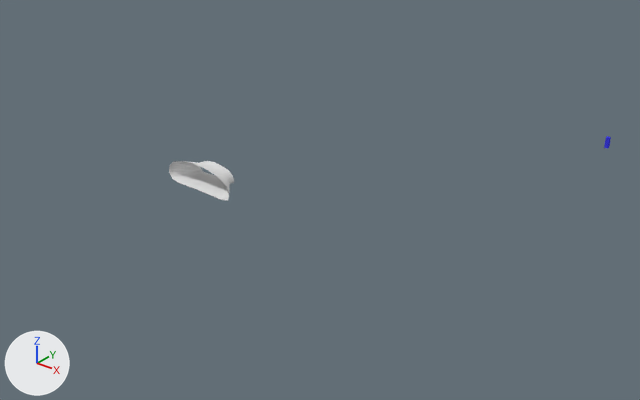
A saved change to the Blender file models/cave/room05/room05d.blend.
Both versions are drawn from a 50 mm lens placed at (-145.3, -200.8, 71.0), pointed at (-240.5, -81.9, -2.8). The axes (+X, +Y, +Z) are drawn at lower left. The lights are the same throughout.

The older version as bpy lines, for what is in view:
```python
me_cylinder_003 = bpy.data.meshes.new('Cylinder.003')
me_cylinder_003.from_pydata(...)  # 48 vertices, 32 faces; spans x -268.5..-252.0, y -94.6..-89.1, z -2.1..3.4
me_cylinder_003.polygons.foreach_set('use_smooth', [True] * 32)
me_cylinder_003.materials.append(mat_cavern)  # its picture is missing
ob_tunnel03_003 = bpy.data.objects.new('tunnel03.003', me_cylinder_003)
ob_tunnel03_003.location = (0.0, 0.0, 0.0)
```
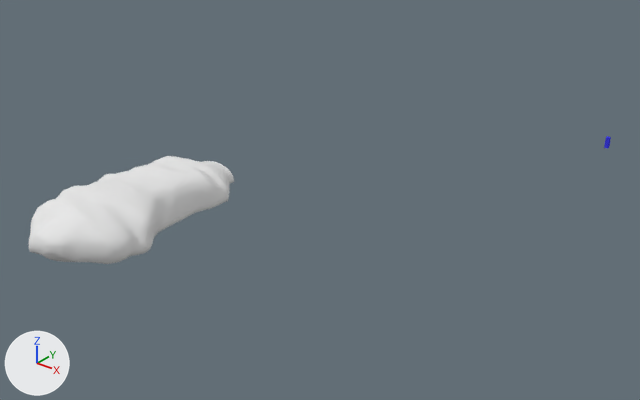
What the commit changed:
me_cylinder_003 is used by ob_tunnel03_003; location (0.0, 0.0, 0.0).
me_cylinder_003 had 48 vertices, 32 faces and spanned x -268.5..-252.0, y -94.6..-89.1, z -2.1..3.4.
me_cylinder_003 now has 2048 vertices, 2017 faces and spans x -271.9..-248.8, y -130.6..-89.1, z -2.9..6.2.
me_cylinder_003 part 1: 18 vertices moved from x -265.0..-255.7, y -94.6..-89.3, z -1.8..2.0 to x -265.0..-255.7, y -94.6..-89.3, z -1.8..2.4; 11 vertices removed from x -268.5..-254.7, y -94.6, z -2.0..3.4; 2011 vertices added at x -271.9..-248.8, y -130.6..-91.4, z -2.9..6.2.

What differs and where, as boxes (x1, y1, x2, y2) in the pictures (640 x 400 px):
'tunnel03.003', reshaped (212% wider, 172% taller)
    before: (169, 161, 234, 200)
    after: (29, 156, 234, 264)
part 1 of me_cylinder_003, built on
    before: (169, 161, 230, 200)
    after: (29, 156, 230, 264)
